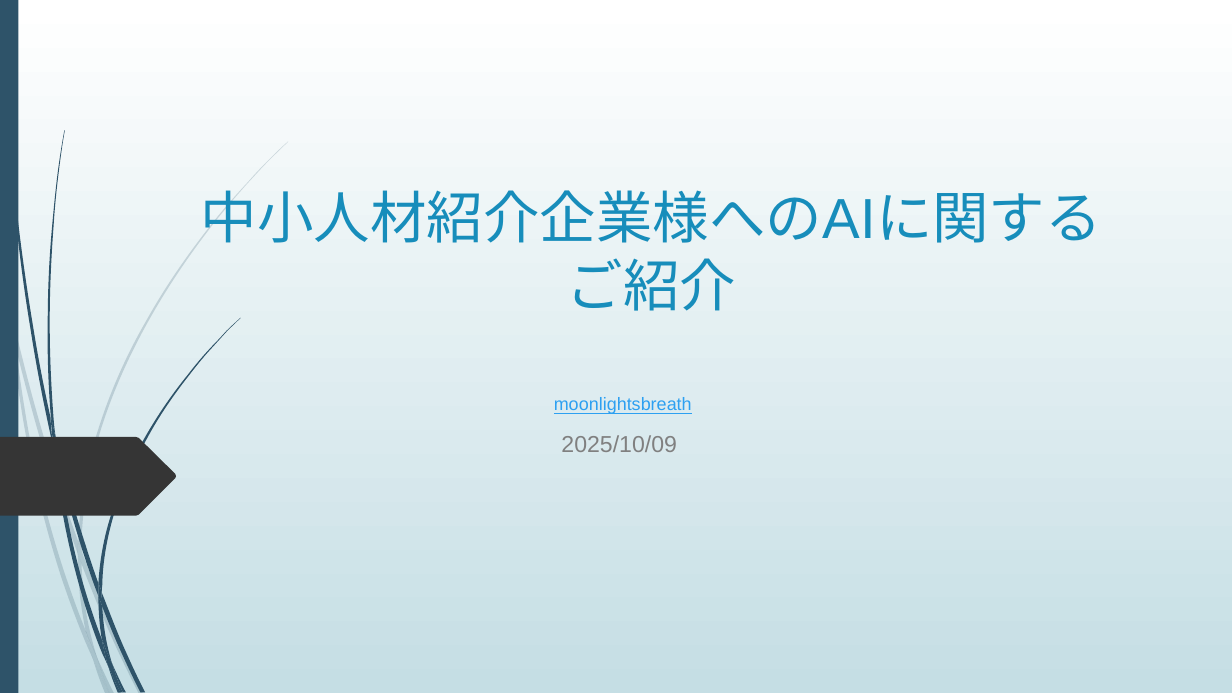
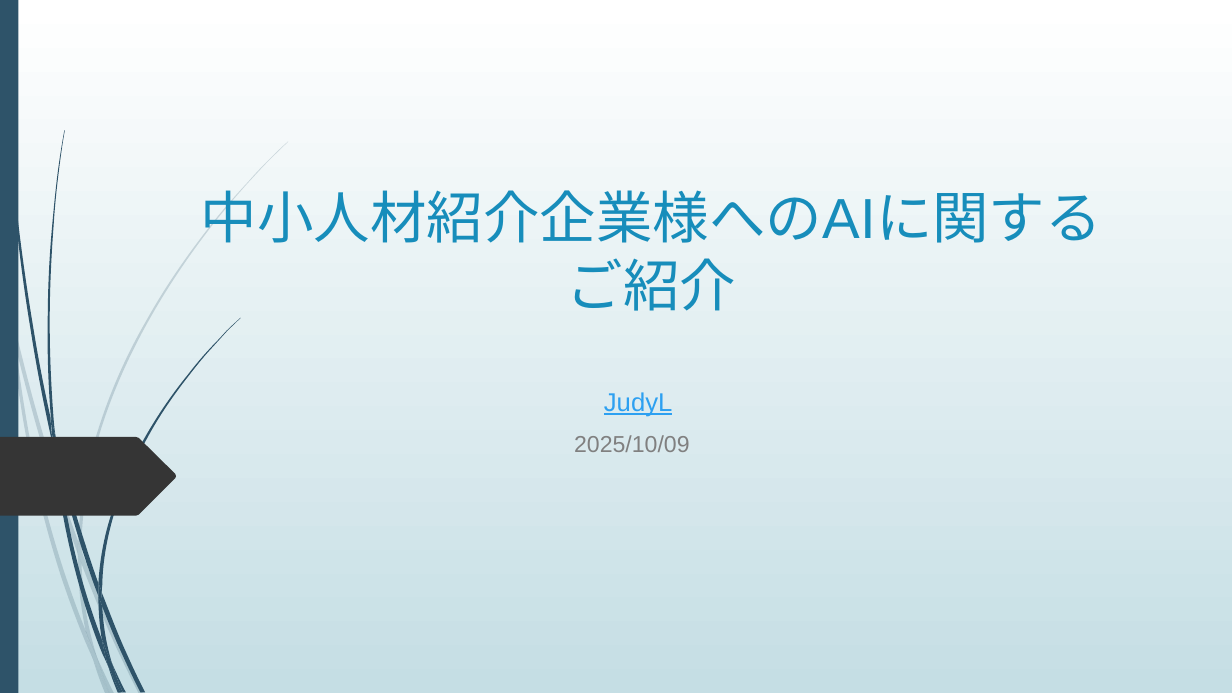
Before and after one commit to moonlightsbreath/slides_share, a slide deck: slide 1 of 2025_slides/AI_for_recruitment_companies_Ja_v3.pptx. Drawn at 1232x693 pixels with LibreOffice and Linux fonts; fonts in the diff are those of the drawing. Boxes give left, top, right and bottom in pixels: in the first picture for what was removed or moved away, otherwise in the second. Text is boxed around its words. In the diff, an @@ line names an element or a change of style, - is before the commit and + after.

```diff
--- a/2025_slides/AI_for_recruitment_companies_Ja_v3.pptx
+++ b/2025_slides/AI_for_recruitment_companies_Ja_v3.pptx
@@ subtitle at [604, 392, 673, 417]: text changed; size 14 to 20 pt @@
-moonlightsbreath
+JudyL
@@ text "2025/10/09": place and size @@
-text "2025/10/09" at [561, 435, 677, 452]
+text "2025/10/09" at [574, 435, 690, 452]
```
Also in this commit, not shown: 4 other files.
